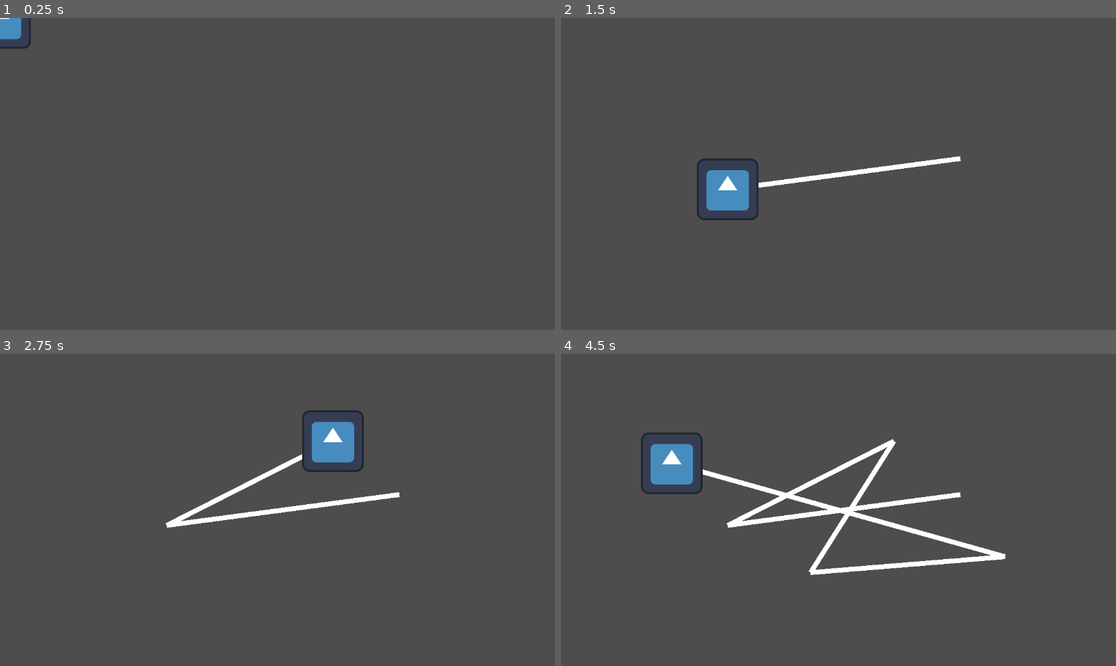
Above: before the commit, frames 1-4 (two rows, left to right).
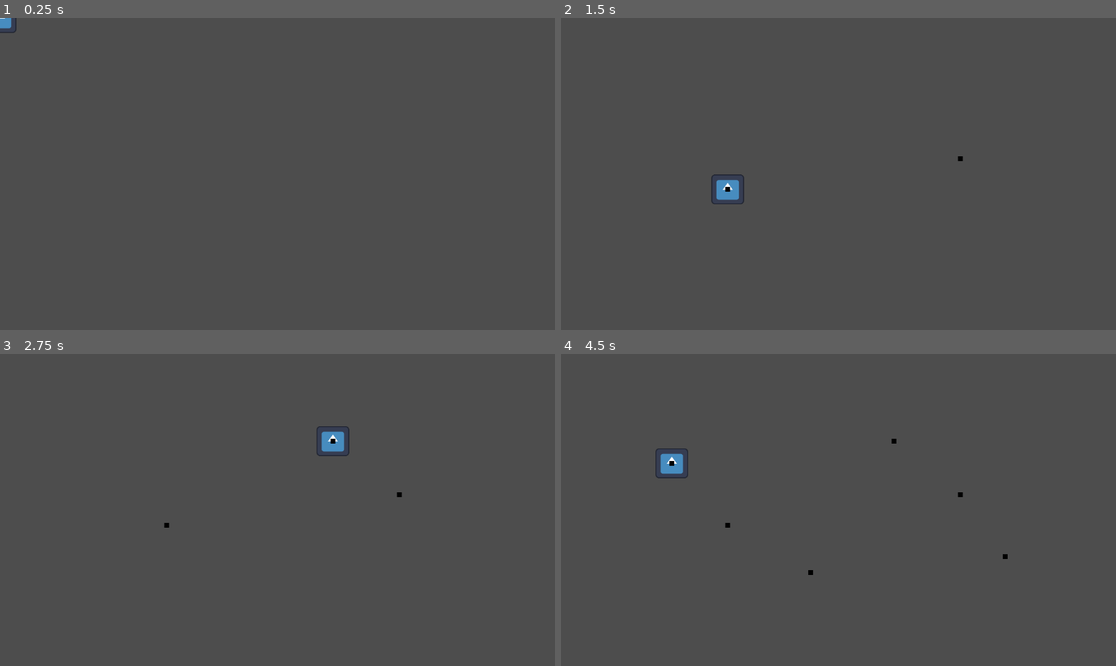
Above: after the commit, the same moments.

Repository: nick-leslie/Gmtk-game-jam-2025
Game: Godot game, scene res://main.tscn
Two runs of this game, one before a commit and one after it. Both use one fixed random seed, a clock stepped at 60 frames per second and the inputs below. The engine's default icon, where the game draws it, is replaced by a stand-in: a white triangle on a blue panel in a dark square.
Inputs (mouse positions are in pixels of both pictures, inside the frame that each line leads up to):
- Up to frame 1 (0.25 s): no input
- Up to frame 2 (1.5 s): tap Enter at 0.5 s; move the mouse to (960, 158) at 0.52 s; click (960, 158) at 0.67 s; tap Space at 1.25 s; move the mouse to (727, 189) at 1.27 s; click (727, 189) at 1.42 s
- Up to frame 3 (2.75 s): tap Enter at 2 s; move the mouse to (333, 441) at 2.02 s; click (333, 441) at 2.17 s
- Up to frame 4 (4.5 s): tap Space at 2.75, 4.25 s; move the mouse to (810, 572) at 2.77 s; click (810, 572) at 2.92 s; tap Enter at 3.5 s; move the mouse to (1005, 556) at 3.52 s; click (1005, 556) at 3.67 s; move the mouse to (672, 463) at 4.27 s; click (672, 463) at 4.42 s

The runs differ from the first frame. In frame 1, 0.3% of the frame differs, in the area x 0-6%, y 0-10%; in frame 2, 1.7%; in frame 3, 2.2%; in frame 4, 4.2%, in the area x 14-81%, y 25-71%.

Commit message:
collision kinda sorta

Diff:
--- a/follow_mouse.gd
+++ b/follow_mouse.gd
@@ -1,16 +1,75 @@
 extends Node2D
 
 @export var line: Line2D
-
+@export var start_obj: Node2D
+@export var	col_dist:float
+@export var too_close_count:int
+var drawing = false
+var prev_pos = Vector2(0, 0)
+@export var point_scene: PackedScene
+@export var main_node: Node2D
+@export var collider: StaticBody2D
 func _ready():
 	pass
 
 
-func _process(delta):
+func _process(delta: float) -> void:
 	var mouse_position = get_viewport().get_mouse_position()
+	if Input.is_mouse_button_pressed( 1 ): # Left click
+		var pos = mouse_position
+		position = mouse_position
 
 
-	if Input.is_mouse_button_pressed( 1 ): # Left click
-		position = mouse_position
-		line.add_point(mouse_position)
-	pass
+
+		if pos.distance_to(prev_pos) > 1:
+
+			line.add_point(pos)
+			var point = point_scene.instantiate()
+			point.position = pos
+			main_node.add_child(point)
+			var count = line.get_point_count()
+			if count > 1:
+				print("running")
+				var col_shape = CollisionShape2D.new()
+				var line_col = SegmentShape2D.new()
+				line_col.a = pos
+				line_col.b = line.get_point_position(count-2)
+				print(pos)
+				print(line.get_point_position(count-2))
+				col_shape.shape = line_col
+				collider.add_child(col_shape)
+
+
+
+		if drawing == false:
+			drawing = true
+			start_obj.position = pos
+		# collision detection test
+		var point_count = line.get_point_count()
+		print(point_count)
+		if point_count < 1:
+			prev_pos = mouse_position
+			return
+		#for i in point_count-2:
+				#var searched_forward = line.get_point_position(i+1)
+				#var searched_back = line.get_point_position(i)
+				#
+				#var current = line.get_point_position(point_count)
+				#var prev = line.get_point_position(point_count-1)
+				#
+				#var uA = ((prev.x-current.x)*(searched_forward.y-current.y) - (prev.y-current.y)*(searched_forward.x-current.x)) / ((prev.y-current.y)*(searched_back.x-searched_forward.x) - (prev.x-current.x)*(searched_back.y-searched_forward.y));
+				#var uB = ((searched_back.x-searched_forward.x)*(searched_forward.y-current.y) - (searched_back.y-searched_forward.y)*(searched_forward.x-current.x)) / ((prev.y-current.y)*(searched_back.x-searched_forward.x) - (prev.x-current.x)*(searched_back.x-searched_forward.x));
+				#
+				#print("hello")
+				#
+
+			#var dist = pos.distance_to(line.get_point_position(i))
+			#if dist < col_dist and i < point_count-too_close_count:
+				#print(true)
+				#line.clear_points()
+				#break
+			#pass
+		prev_pos = mouse_position
+	elif drawing:
+		line.clear_points()
+		drawing = false
--- a/main.tscn
+++ b/main.tscn
@@ -1,15 +1,40 @@
-[gd_scene load_steps=3 format=3 uid="uid://bw8emd6n56kf8"]
+[gd_scene load_steps=5 format=3 uid="uid://bw8emd6n56kf8"]
 
 [ext_resource type="Script" uid="uid://c22op1g0202hr" path="res://follow_mouse.gd" id="1_0xm2m"]
+[ext_resource type="PackedScene" uid="uid://cx3epoiu21pwy" path="res://point.tscn" id="2_1bvp3"]
 [ext_resource type="Texture2D" uid="uid://dxxihuobndwvl" path="res://icon.svg" id="2_h2yge"]
+
+[sub_resource type="CircleShape2D" id="CircleShape2D_h2yge"]
+radius = 34.0588
 
 [node name="Node2D" type="Node2D"]
 
-[node name="Line2D" type="Line2D" parent="."]
+[node name="Line" type="Line2D" parent="."]
 
-[node name="Node2D" type="Node2D" parent="." node_paths=PackedStringArray("line")]
+[node name="StaticBody2D" type="StaticBody2D" parent="Line"]
+
+[node name="Stylest" type="Node2D" parent="." node_paths=PackedStringArray("line", "start_obj", "main_node", "collider")]
 script = ExtResource("1_0xm2m")
-line = NodePath("../Line2D")
+line = NodePath("../Line")
+start_obj = NodePath("../StartNode")
+col_dist = 70.0
+too_close_count = 80
+point_scene = ExtResource("2_1bvp3")
+main_node = NodePath("..")
+collider = NodePath("../Line/StaticBody2D")
 
-[node name="Sprite2D" type="Sprite2D" parent="Node2D"]
+[node name="Sprite2D" type="Sprite2D" parent="Stylest"]
+position = Vector2(0.999996, 2)
+scale = Vector2(0.4375, 0.4375)
 texture = ExtResource("2_h2yge")
+
+[node name="StaticBody2D" type="StaticBody2D" parent="Stylest"]
+
+[node name="CollisionShape2D" type="CollisionShape2D" parent="Stylest/StaticBody2D"]
+shape = SubResource("CircleShape2D_h2yge")
+
+[node name="StartNode" type="Node2D" parent="."]
+
+[node name="Sprite2D" type="Sprite2D" parent="StartNode"]
+scale = Vector2(0.53125, 0.488281)
+texture = ExtResource("2_h2yge")
--- /dev/null
+++ b/point.tscn
@@ -0,0 +1,10 @@
+[gd_scene load_steps=2 format=3 uid="uid://cx3epoiu21pwy"]
+
+[ext_resource type="Texture2D" uid="uid://dxxihuobndwvl" path="res://icon.svg" id="1_7fkqo"]
+
+[node name="Point" type="Node2D"]
+
+[node name="Sprite2D" type="Sprite2D" parent="."]
+modulate = Color(0, 0, 0, 1)
+scale = Vector2(0.085, 0.085)
+texture = ExtResource("1_7fkqo")
